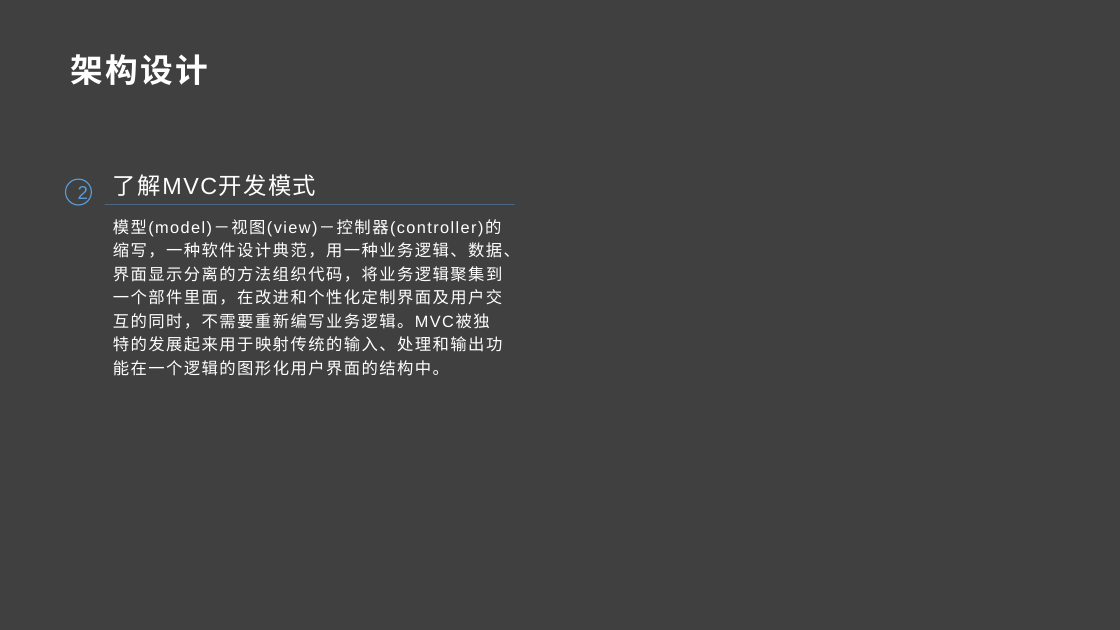
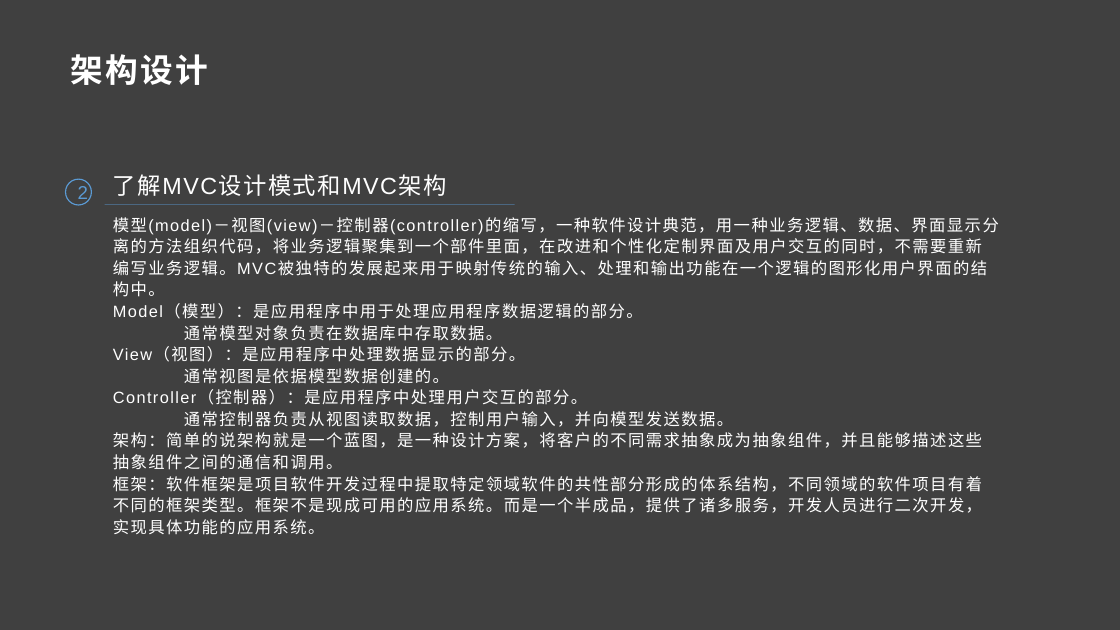
Before and after one commit to guojinchao/share, a slide deck: slide 17 of Gin框架与Pongo2模板语法搭建架构/走进GO的世界.pptx. Drawn at 1120x630 pixels with LibreOffice and Linux fonts; fonts in the diff are those of the drawing. Boxes give left, top, right and bottom in pixels: in the first picture for what was removed or moved away, otherwise in the second. Text is boxed around its words. In the diff, an @@ line names an element or a change of style, - is before the commit and + after.

```diff
--- a/Gin框架与Pongo2模板语法搭建架构/走进GO的世界.pptx
+++ b/Gin框架与Pongo2模板语法搭建架构/走进GO的世界.pptx
@@ text at box(113, 174, 447, 196): text changed @@
-了解MVC开发模式
+了解MVC设计模式和MVC架构
@@ text at box(113, 217, 999, 297): line spacing 1.2 to 1.1 @@
@@ text at box(113, 304, 982, 535): paragraphs added @@
+Model（模型）：是应用程序中用于处理应用程序数据逻辑的部分。
+通常模型对象负责在数据库中存取数据。
+View（视图）：是应用程序中处理数据显示的部分。
+通常视图是依据模型数据创建的。
+Controller（控制器）：是应用程序中处理用户交互的部分。
+通常控制器负责从视图读取数据，控制用户输入，并向模型发送数据。
+架构：简单的说架构就是一个蓝图，是一种设计方案，将客户的不同需求抽象成为抽象组件，并且能够描述这些抽象组件之间的通信和调用。
+框架：软件框架是项目软件开发过程中提取特定领域软件的共性部分形成的体系结构，不同领域的软件项目有着不同的框架类型。框架不是现成可用的应用系统。而是一个半成品，提供了诸多服务，开发人员进行二次开发，实现具体功能的应用系统。
```
Also in this commit, not shown: 5 other slides changed.
